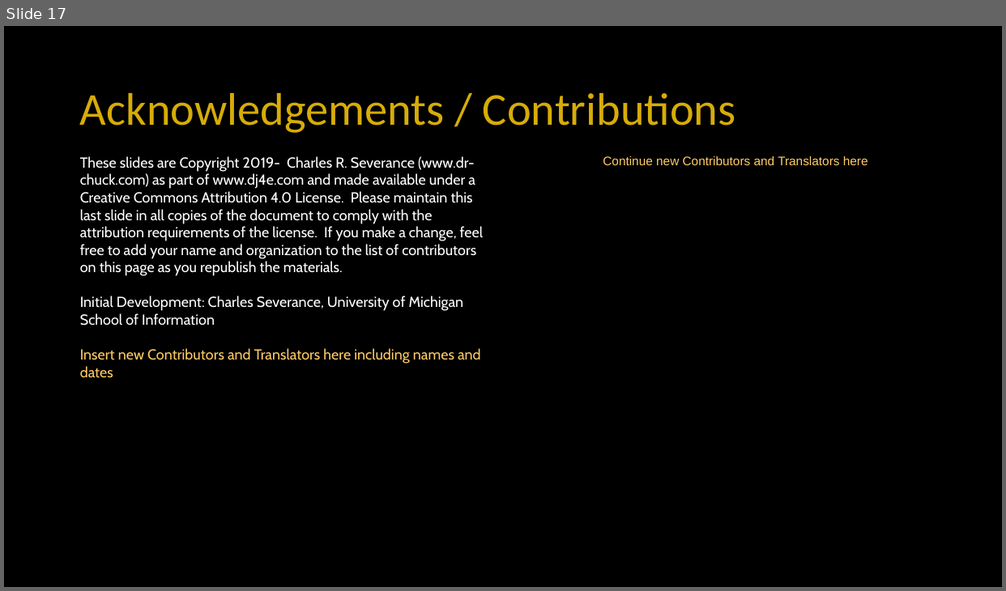
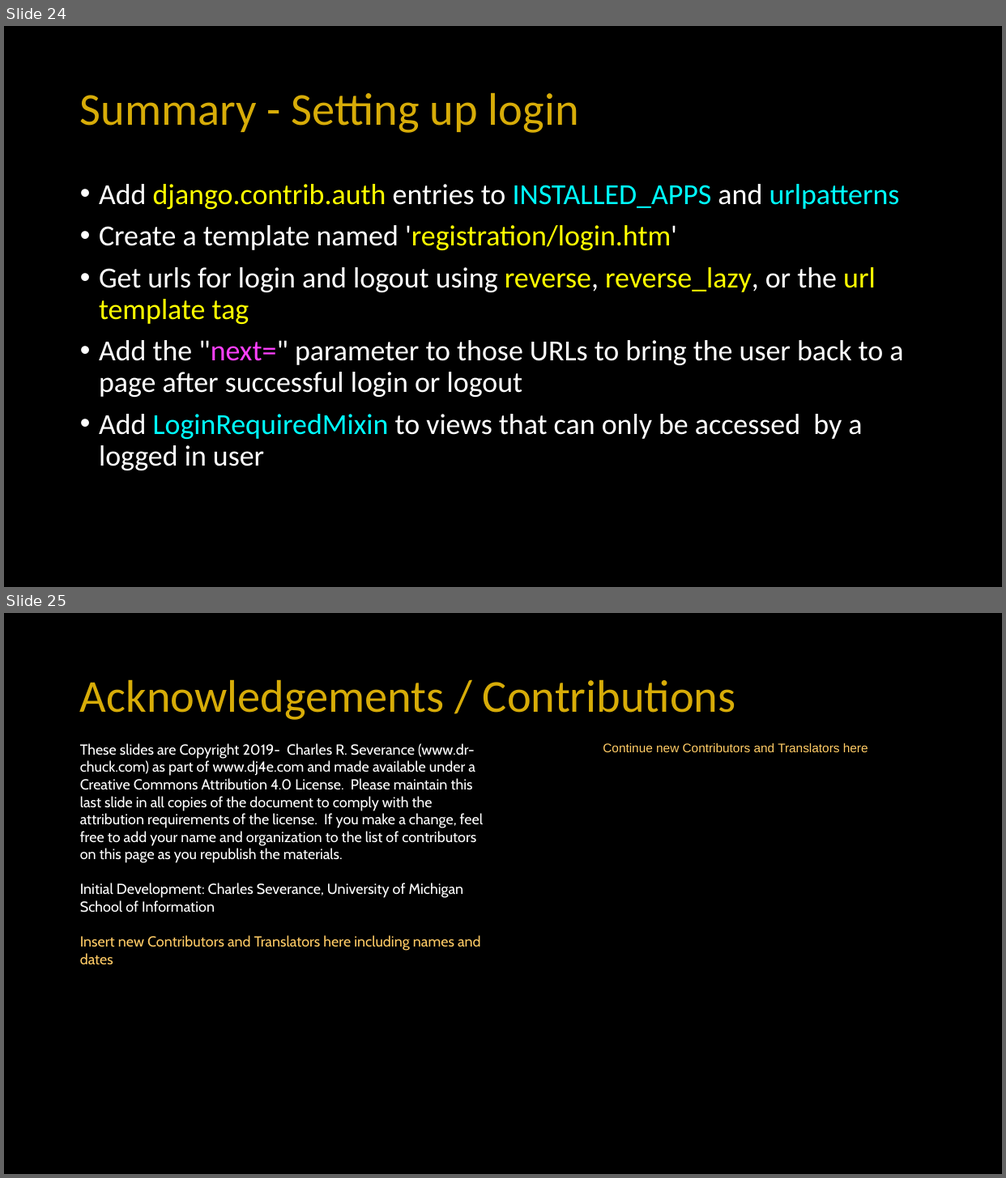
Before and after one commit to csev/dj4e, a slide deck: lectures/DJ-08-Login.pptx. Shown one above the other, each under a label of ours: slide 17 before the commit, slides 24 and 25 after it. The pictures are 1006x591 and 1006x1178 pixels, drawn with LibreOffice and Linux fonts; fonts in the diff are those of the drawing. Boxes give left, top, right and bottom in pixels: in the first picture for what was removed or moved away, otherwise in the second. Text is boxed around its words. In the diff, an @@ line names an element or a change of style, - is before the commit and + after.

Commit message:
MVP Login lecture

```diff
--- a/lectures/DJ-08-Login.pptx
+++ b/lectures/DJ-08-Login.pptx
@@ slide 24 added at (x1=4, y1=26, x2=1002, y2=587), background #000000 @@
@@ title added at (x1=80, y1=92, x2=579, y2=133), 44 pt, text #D7AC08 @@
+Summary - Setting up login
@@ text added at (x1=99, y1=184, x2=903, y2=471), 28 pt, text #FFFFFF @@
+• Add django.contrib.auth entries to INSTALLED_APPS and urlpatterns
+• Create a template named 'registration/login.htm'
+• Get urls for login and logout using reverse, reverse_lazy, or the url template tag
+• Add the "next=" parameter to those URLs to bring the user back to a page after successful login or logout
+• Add LoginRequiredMixin to views that can only be accessed by a logged in user
@@ what was slide 17 is now slide 25 @@
```
Also in this commit, not shown: 6 slides changed, 9 other slides added, 2 slides removed, 2 other files.
